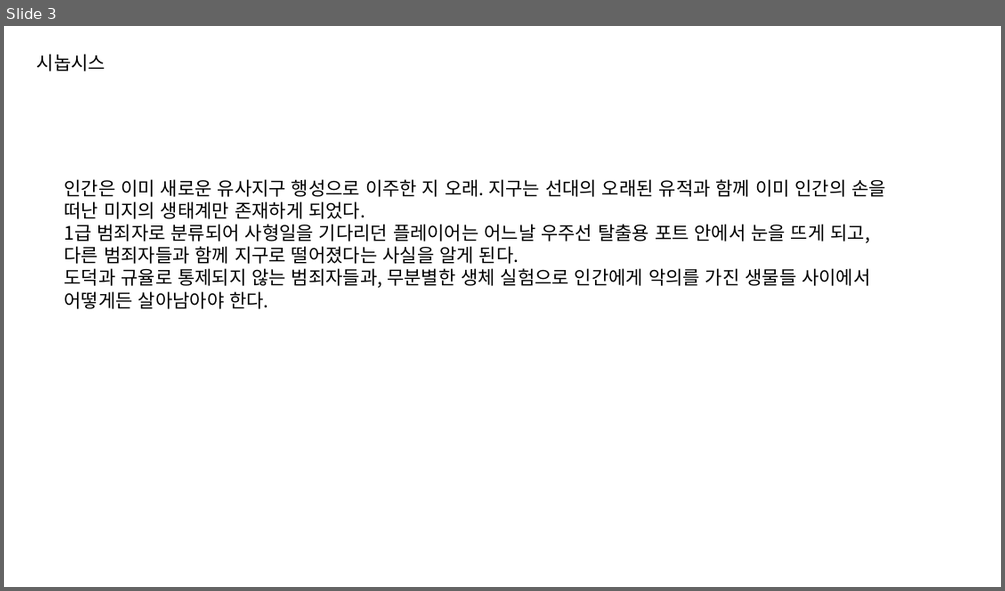
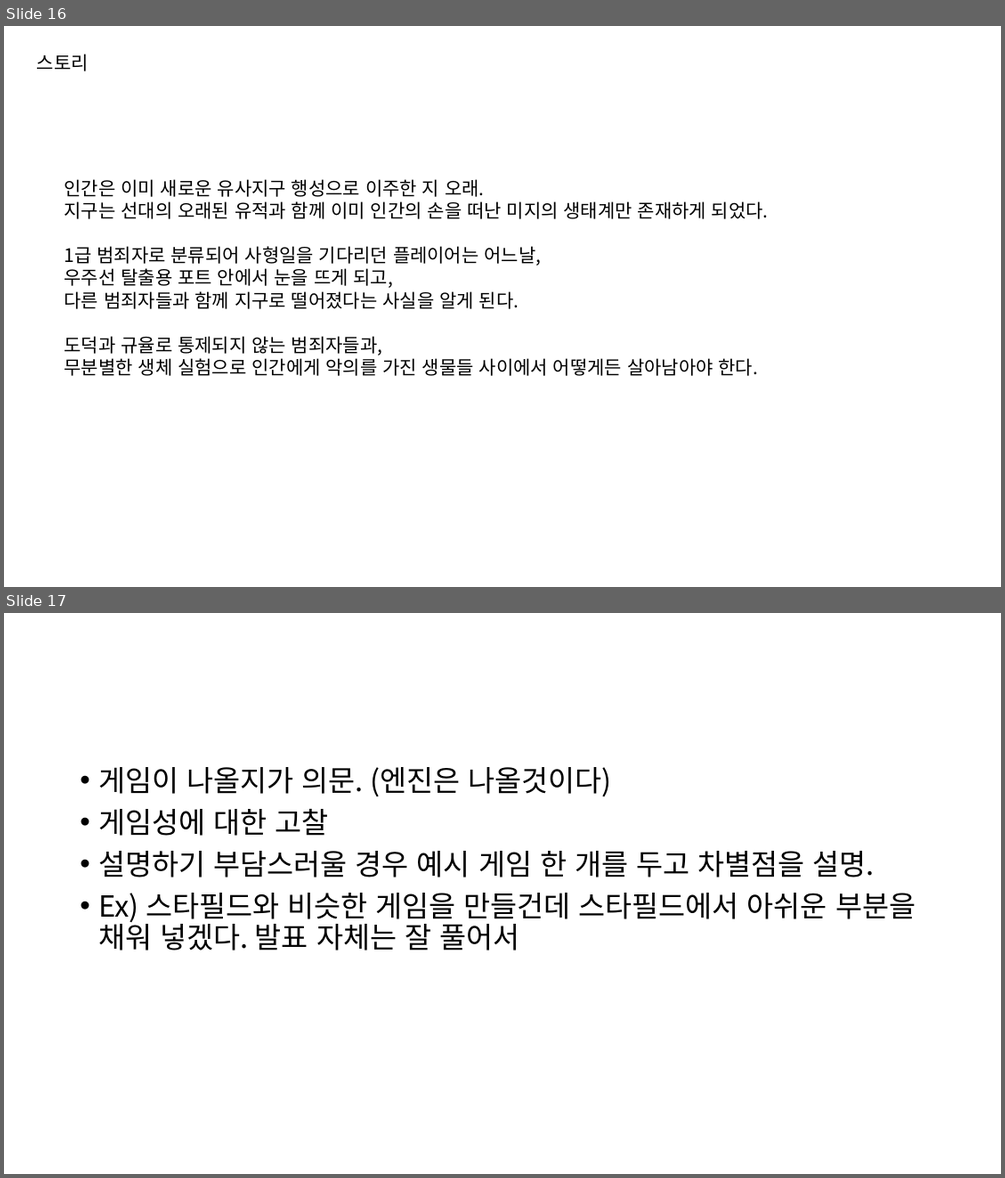
Before and after one commit to PinkBourbon/ProjectG, a slide deck: 0_Document/크루모빌PPT틀.pptx. Shown one above the other, each under a label of ours: slide 3 before the commit, slides 16 and 17 after it. The pictures are 1005x591 and 1005x1178 pixels, drawn with LibreOffice and Linux fonts; fonts in the diff are those of the drawing. Boxes give left, top, right and bottom in pixels: in the first picture for what was removed or moved away, otherwise in the second. Text is boxed around its words. In the diff, an @@ line names an element or a change of style, - is before the commit and + after.

```diff
--- a/0_Document/크루모빌PPT틀.pptx
+++ b/0_Document/크루모빌PPT틀.pptx
@@ slide 17 added at box(4, 613, 1001, 1174), background #FFFFFF @@
@@ text added at box(98, 767, 915, 950), 28 pt, text #000000 @@
+• 게임이 나올지가 의문. (엔진은 나올것이다)
+• 게임성에 대한 고찰
+• 설명하기 부담스러울 경우 예시 게임 한 개를 두고 차별점을 설명.
+• Ex) 스타필드와 비슷한 게임을 만들건데 스타필드에서 아쉬운 부분을 채워 넣겠다. 발표 자체는 잘 풀어서
@@ what was slide 3 is now slide 16 @@
@@ slide 16 changed as well @@
@@ text at box(37, 54, 89, 71): text changed @@
-시놉시스
+스토리
@@ text at box(65, 179, 769, 376): text changed @@
-인간은 이미 새로운 유사지구 행성으로 이주한 지 오래. 지구는 선대의 오래된 유적과 함께 이미 인간의 손을 떠난 미지의 생태계만 존재하게 되었다.
-1급 범죄자로 분류되어 사형일을 기다리던 플레이어는 어느날 우주선 탈출용 포트 안에서 눈을 뜨게 되고, 다른 범죄자들과 함께 지구로 떨어졌다는 사실을 알게 된다.
-도덕과 규율로 통제되지 않는 범죄자들과, 무분별한 생체 실험으로 인간에게 악의를 가진 생물들 사이에서 어떻게든 살아남아야 한다.
+인간은 이미 새로운 유사지구 행성으로 이주한 지 오래.
+지구는 선대의 오래된 유적과 함께 이미 인간의 손을 떠난 미지의 생태계만 존재하게 되었다.
+1급 범죄자로 분류되어 사형일을 기다리던 플레이어는 어느날,
+우주선 탈출용 포트 안에서 눈을 뜨게 되고,
+다른 범죄자들과 함께 지구로 떨어졌다는 사실을 알게 된다.
+도덕과 규율로 통제되지 않는 범죄자들과,
+무분별한 생체 실험으로 인간에게 악의를 가진 생물들 사이에서 어떻게든 살아남아야 한다.
```
Also in this commit, not shown: 3 other slides changed, 12 other slides added, 4 slides removed, 1 other file.
